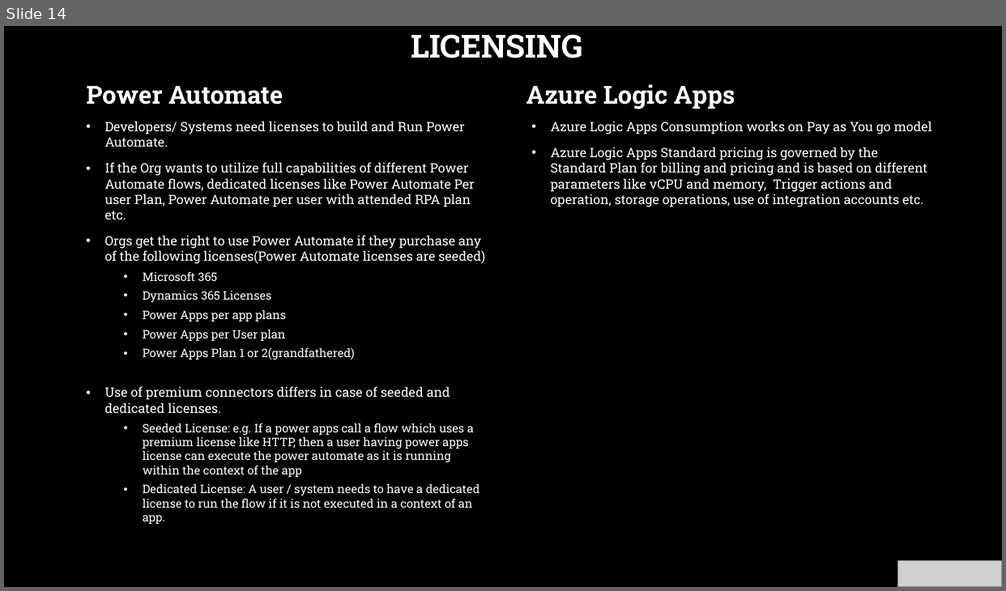
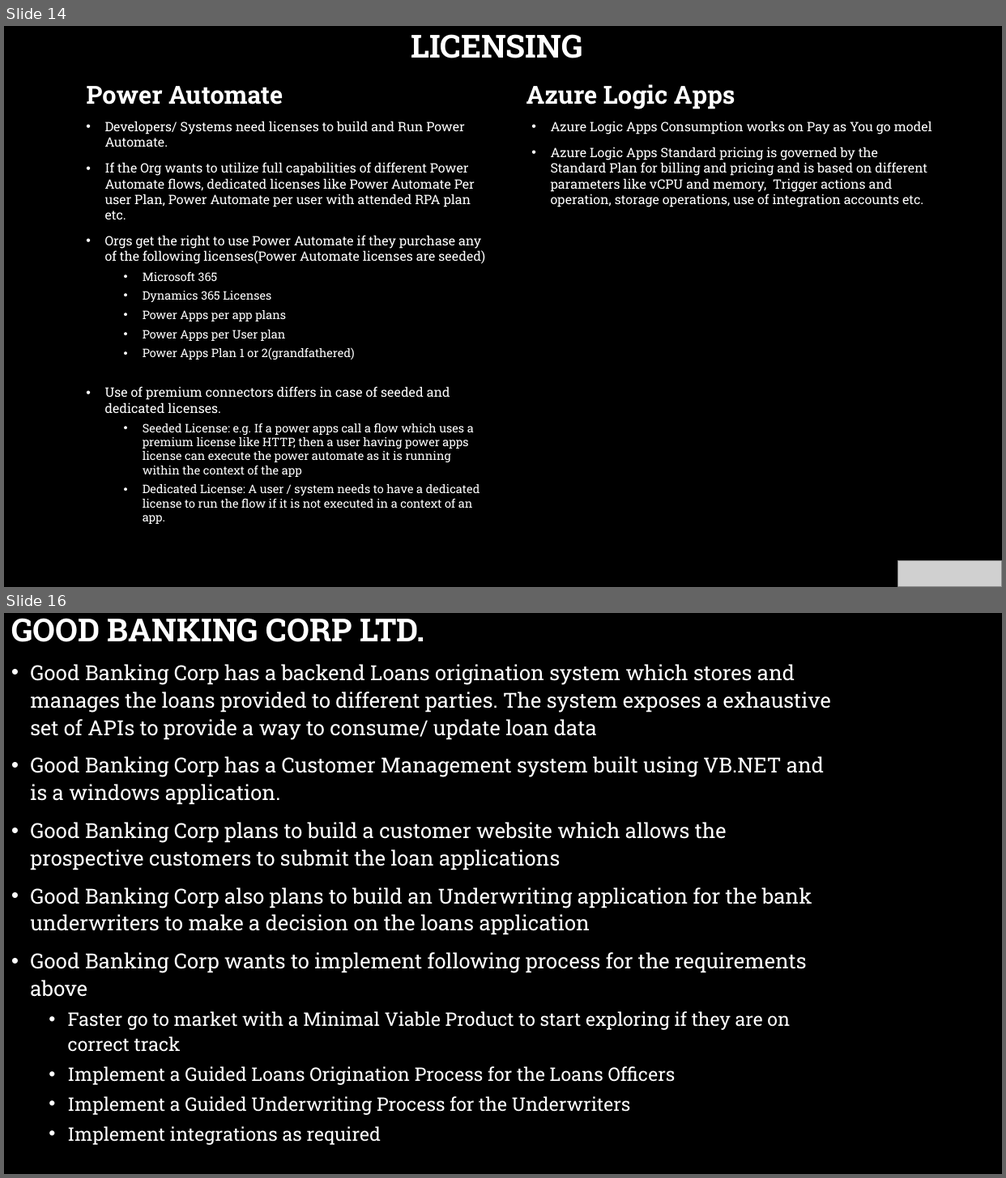
Before and after one commit to codidharma/presentations, a slide deck: 2022/LogicAppsVPowerAutomate.pptx. Shown one above the other, each under a label of ours: slide 14 before the commit, slides 14 and 16 after it; the slides between them are not shown. The pictures are 1006x591 and 1006x1178 pixels, drawn with LibreOffice and Linux fonts; fonts in the diff are those of the drawing; grey boxes stand for pictures; background and template pictures are left out. Boxes give left, top, right and bottom in pixels: in the first picture for what was removed or moved away, otherwise in the second. Text is boxed around its words. In the diff, an @@ line names an element or a change of style, - is before the commit and + after.

```diff
--- a/2022/LogicAppsVPowerAutomate.pptx
+++ b/2022/LogicAppsVPowerAutomate.pptx
@@ slide 16 added at (4, 613, 1002, 1174), background picture (left out) @@
@@ title added at (11, 618, 424, 642), 30.6 pt, text #FFFFFF, bold @@
+GOOD BANKING CORP LTD.
@@ text added at (30, 664, 831, 1145), 20 pt, text #FFFFFF @@
+• Good Banking Corp has a backend Loans origination system which stores and manages the loans provided to different parties. The system exposes a exhaustive set of APIs to provide a way to consume/ update loan data
+• Good Banking Corp has a Customer Management system built using VB.NET and is a windows application.
+• Good Banking Corp plans to build a customer website which allows the prospective customers to submit the loan applications
+• Good Banking Corp also plans to build an Underwriting application for the bank underwriters to make a decision on the loans application
+• Good Banking Corp wants to implement following process for the requirements above
+  • Faster go to market with a Minimal Viable Product to start exploring if they are on correct track
+  • Implement a Guided Loans Origination Process for the Loans Officers
+  • Implement a Guided Underwriting Process for the Underwriters
+  • Implement integrations as required
```
Also in this commit, not shown: 6 slides changed, 4 other slides added, 1 slide removed.
